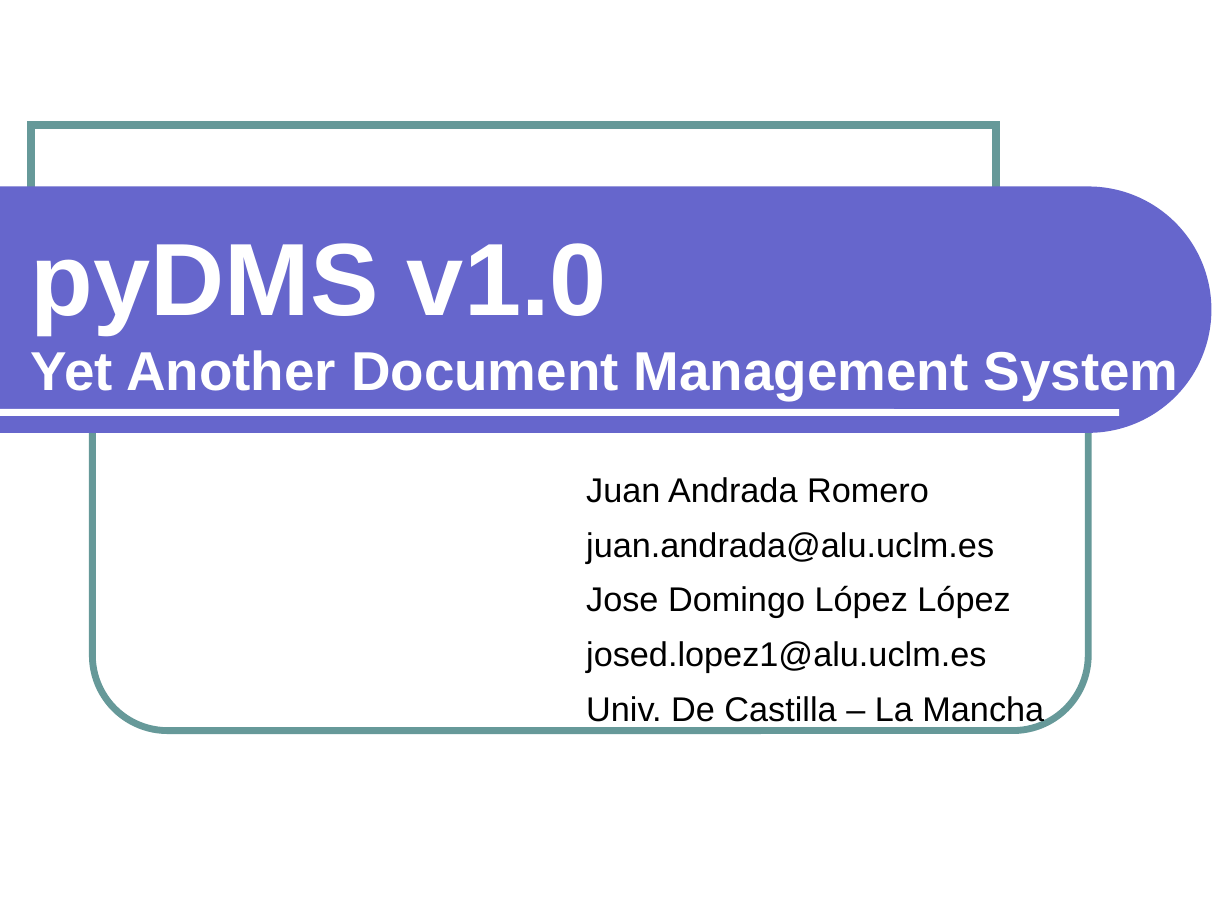
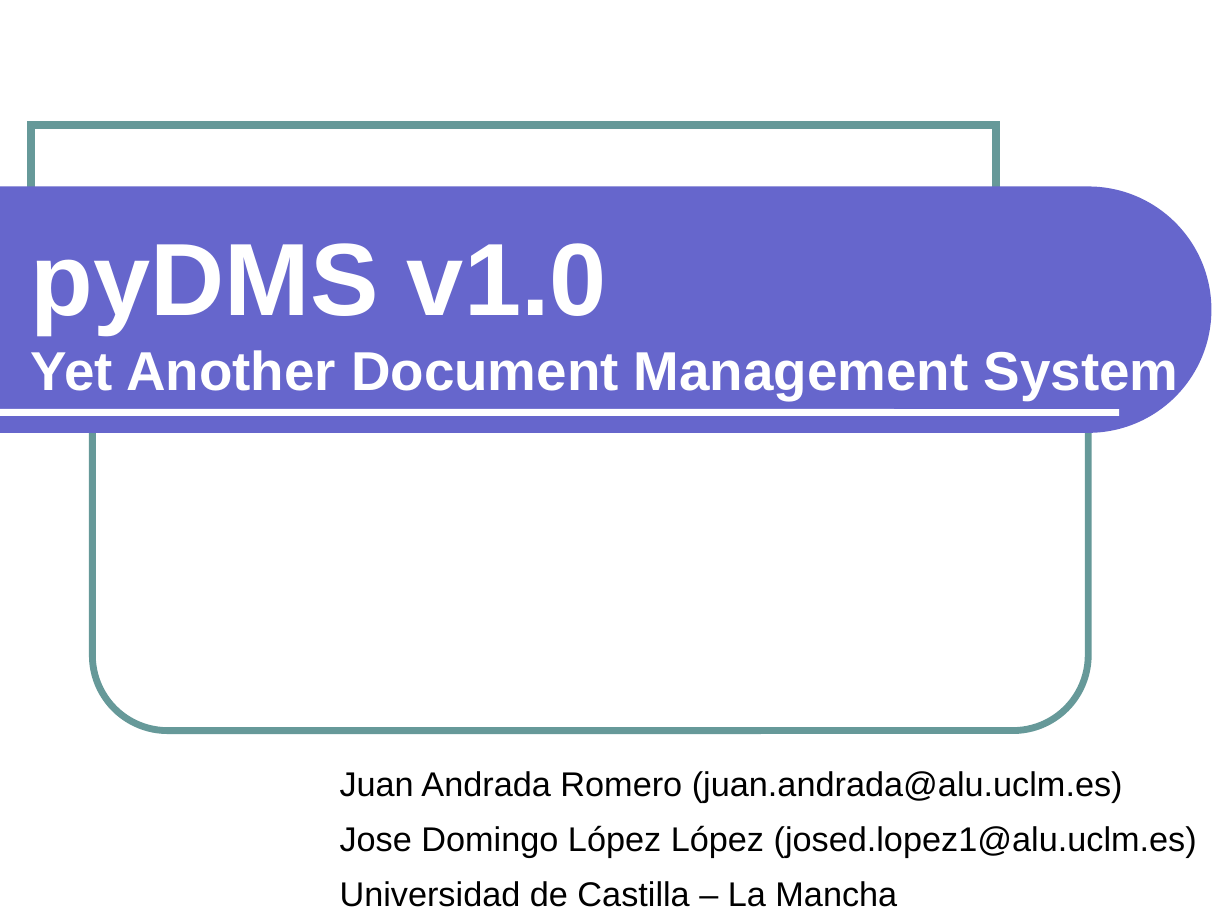
Before and after one commit to txedo/isi-practicas-5, a slide deck: slide 1 of ari/search-engine/doc/presentacion.odp. Drawn at 1232x924 pixels with LibreOffice and Linux fonts; fonts in the diff are those of the drawing. Boxes give left, top, right and bottom in pixels: in the first picture for what was removed or moved away, otherwise in the second. Text is boxed around its words. In the diff, an @@ line names an element or a change of style, - is before the commit and + after.

Commit message:
ARI: Continuación de la presentación. Falta dar formato a la presentación y añadir algunos comentarios.
TODO:
Sección de Conclusiones tanto en el PDF como en la presentacion.
Incluir en las Estadísticas el número de términos únicos en la BD después de indexar los 239 documentos

```diff
--- a/ari/search-engine/doc/presentacion.odp
+++ b/ari/search-engine/doc/presentacion.odp
@@ subtitle at box(340, 771, 1197, 907): text changed @@
-Juan Andrada Romero
-juan.andrada@alu.uclm.es
-Jose Domingo López López
-josed.lopez1@alu.uclm.es
-Univ. De Castilla – La Mancha
+Juan Andrada Romero (juan.andrada@alu.uclm.es)
+Jose Domingo López López (josed.lopez1@alu.uclm.es)
+Universidad de Castilla – La Mancha
```
Also in this commit, not shown: 24 slides added, 7 slides removed, 3 other files.
